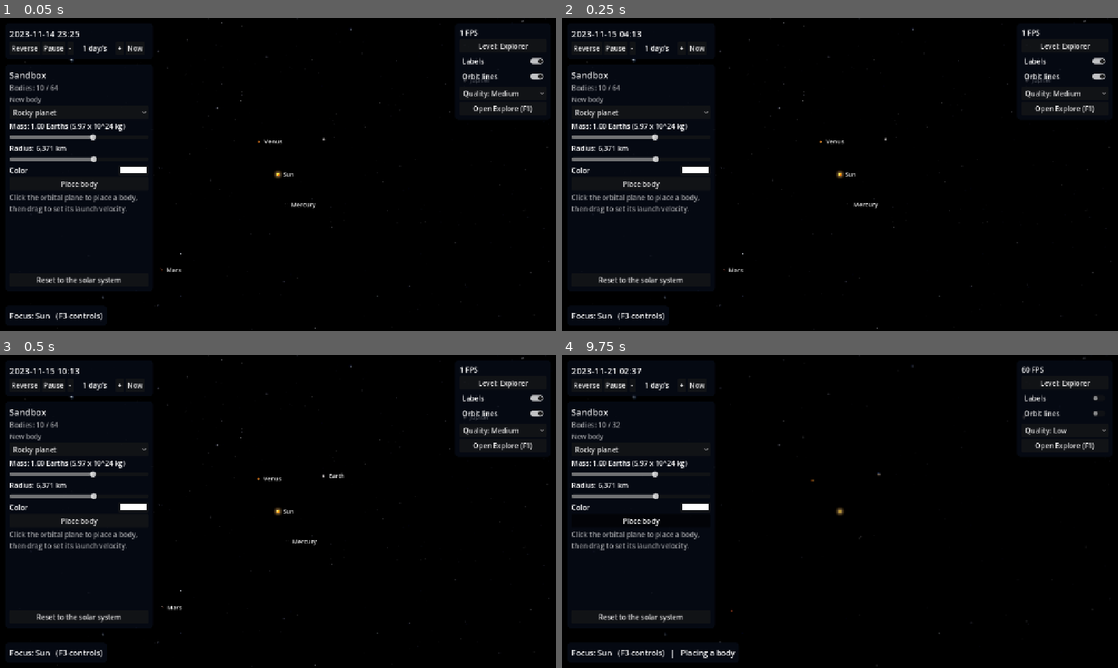
Above: before the commit, frames 1-4 (two rows, left to right).
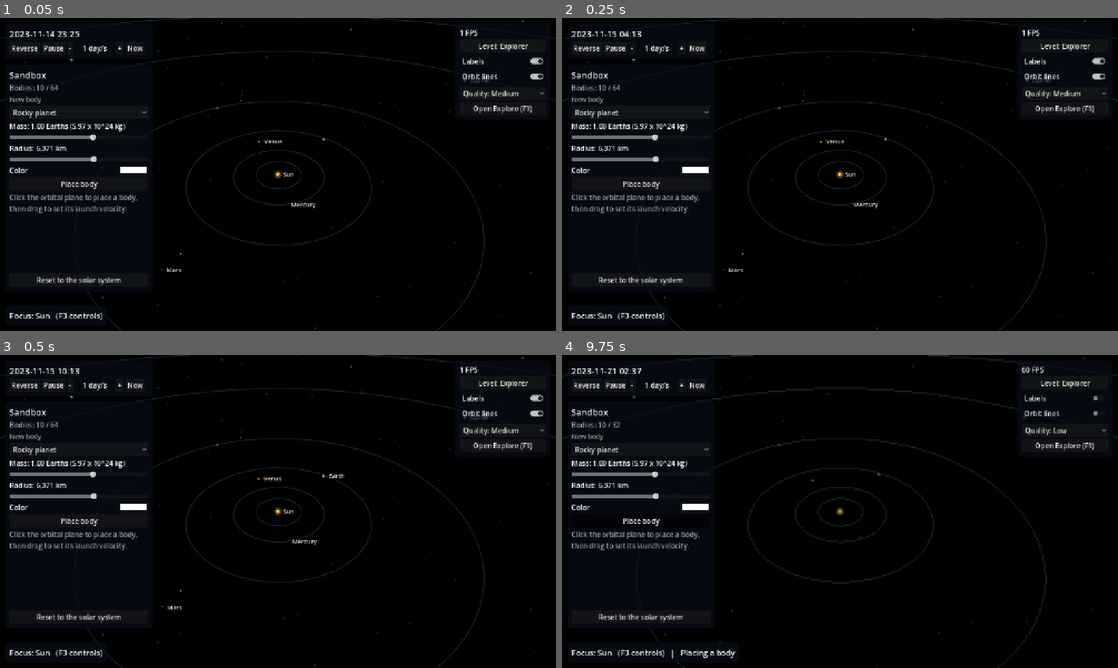
Above: after the commit, the same moments.

Repository: Ablebil/orrery
Game: Godot game, scene res://modes/sandbox/sandbox_mode.tscn
The game is run twice, just before and just after one commit, with the same random seed, the same clock (stepped at 60 frames per second) and the same inputs. This scene is started directly instead of the project's main scene.
Inputs:
- Up to frame 1 (0.05 s): no input
- Up to frame 2 (0.25 s): no input
- Up to frame 3 (0.5 s): no input
- Up to frame 4 (9.75 s): click "Reverse" at 0.5 s; click "Forward" at 1.25 s; click "-" at 2 s; click "+" at 2.75 s; click "Now" at 3.5 s; click "Rocky planet" at 4.25 s; click "Place body" at 5 s; click "Level: Explorer" at 5.75 s; click "Level: Scientist" at 6.5 s; click "Labels" at 7.25 s; click "Orbit lines" at 8 s; click "Quality: Medium" at 8.75 s; click "Open Explore (F1)" at 9.5 s

The runs differ from the first frame. In frame 1, 0.8% of the frame differs, in the area x 0-100%, y 0-100%; in frame 2, 0.8%; in frame 3, 0.8%; in frame 4, 1.3%.

Commit message:
feat(render): add distance reference rings with labels for the sandbox

Diff:
--- a/godot/core/input_bindings.gd
+++ b/godot/core/input_bindings.gd
@@ -18,6 +18,7 @@
 	"focus_release": [KEY_F],
 	"toggle_hud": [KEY_H],
 	"toggle_help": [KEY_F3],
+	"toggle_grid": [KEY_G],
 	"toggle_labels": [KEY_L],
 	"toggle_trails": [KEY_O],
 	"toggle_level": [KEY_M],
--- /dev/null
+++ b/godot/render/reference_rings.gd
@@ -0,0 +1,55 @@
+class_name ReferenceRings
+extends MeshInstance3D
+
+const RING_RADII_AU: Array[float] = [0.25, 0.5, 1.0, 2.0, 5.0, 10.0, 20.0, 30.0]
+const SEGMENTS := 160
+const RING_COLOR := Color(0.6, 0.75, 1.0, 0.2)
+
+var _mesh := ImmediateMesh.new()
+var _material := StandardMaterial3D.new()
+
+
+func _init() -> void:
+	mesh = _mesh
+	cast_shadow = GeometryInstance3D.SHADOW_CASTING_SETTING_OFF
+	_material.shading_mode = BaseMaterial3D.SHADING_MODE_UNSHADED
+	_material.vertex_color_use_as_albedo = true
+	_material.transparency = BaseMaterial3D.TRANSPARENCY_ALPHA
+
+
+func update(camera_position: PackedFloat64Array, shell: float) -> void:
+	_mesh.clear_surfaces()
+	if not visible:
+		return
+	for radius_au in RING_RADII_AU:
+		var radius := _radius_units(radius_au)
+		_mesh.surface_begin(Mesh.PRIMITIVE_LINE_STRIP, _material)
+		for index in SEGMENTS + 1:
+			var angle := TAU * float(index) / float(SEGMENTS)
+			_mesh.surface_set_color(RING_COLOR)
+			_mesh.surface_add_vertex(_vertex(cos(angle) * radius, sin(angle) * radius, camera_position, shell))
+		_mesh.surface_end()
+
+
+func label_entries(camera_position: PackedFloat64Array, shell: float) -> Array:
+	var entries: Array = []
+	for radius_au in RING_RADII_AU:
+		var point := _vertex(_radius_units(radius_au), 0.0, camera_position, shell)
+		entries.append({"text": _label_text(radius_au), "point": point})
+	return entries
+
+
+func _radius_units(radius_au: float) -> float:
+	return radius_au * Astro.AU_KM / SandboxRenderer.UNIT_KM
+
+
+func _vertex(x: float, z: float, camera_position: PackedFloat64Array, shell: float) -> Vector3:
+	var vertex := Vector3(x - camera_position[0], -camera_position[1], z - camera_position[2])
+	var distance := vertex.length()
+	if distance > shell:
+		vertex *= shell / distance
+	return vertex
+
+
+func _label_text(radius_au: float) -> String:
+	return "%s AU" % ("%.2f" % radius_au if radius_au < 1.0 else "%d" % int(radius_au))
--- a/godot/render/sandbox_renderer.gd
+++ b/godot/render/sandbox_renderer.gd
@@ -26,6 +26,9 @@
 var _camera_radius: Dictionary = {}
 var _camera_true_radius: Dictionary = {}
 var _trails_visible := true
+var _last_camera_position := PackedFloat64Array([0.0, 0.0, 0.0])
+var _last_shell := 1.0
+var _rings := ReferenceRings.new()
 var _preview_active := false
 var _preview_origin := DVec3.new()
 var _preview_tip := DVec3.new()
@@ -51,6 +54,7 @@
 	_preview_marker.visible = false
 	_preview_line.mesh = _preview_mesh
 	_preview_line.visible = false
+	add_child(_rings)
 	add_child(_preview_marker)
 	add_child(_preview_line)
 
@@ -171,7 +175,10 @@
 			var halo: MeshInstance3D = _halos[body.id]
 			halo.transform = Transform3D(Basis.from_scale(Vector3.ONE * placed_radius * HALO_RADIUS_FACTOR), placed_position)
 		_update_trail(index, camera_position, shell)
+	_rings.update(camera_position, shell)
 	_update_preview(camera_position, shell)
+	_last_camera_position = camera_position
+	_last_shell = shell
 
 
 func is_occluded(id: String) -> bool:
@@ -350,3 +357,13 @@
 		position_km.z / UNIT_KM - camera_position[1],
 		-position_km.y / UNIT_KM - camera_position[2]
 	)
+
+
+func set_rings_visible(value: bool) -> void:
+	_rings.visible = value
+
+
+func ring_label_entries() -> Array:
+	if not _rings.visible:
+		return []
+	return _rings.label_entries(_last_camera_position, _last_shell)
--- a/godot/ui/body_labels.gd
+++ b/godot/ui/body_labels.gd
@@ -9,6 +9,7 @@
 const SELECTION_COLOR := Color(0.55, 0.85, 1.0, 0.95)
 const TEXT_COLOR := Color(1, 1, 1, 0.92)
 const OUTLINE_COLOR := Color(0, 0, 0, 0.85)
+const DIM_TEXT_COLOR := Color(0.7, 0.82, 1.0, 0.7)
 
 var _entries: Array = []
 
@@ -30,7 +31,8 @@
 		var radius: float = entry["radius"]
 		var text_origin := position + Vector2(radius, 0.0) + LABEL_OFFSET
 		if entry["labeled"]:
+			var color := DIM_TEXT_COLOR if entry.get("dim", false) else TEXT_COLOR
 			draw_string_outline(font, text_origin, entry["name"], HORIZONTAL_ALIGNMENT_LEFT, -1, FONT_SIZE, OUTLINE_SIZE, OUTLINE_COLOR)
-			draw_string(font, text_origin, entry["name"], HORIZONTAL_ALIGNMENT_LEFT, -1, FONT_SIZE, TEXT_COLOR)
+			draw_string(font, text_origin, entry["name"], HORIZONTAL_ALIGNMENT_LEFT, -1, FONT_SIZE, color)
 		if entry["selected"]:
 			draw_arc(position, maxf(radius + SELECTION_PADDING, MIN_SELECTION_RADIUS), 0.0, TAU, 48, SELECTION_COLOR, 2.0, true)
Not shown, added: godot/render/reference_rings.gd.uid
